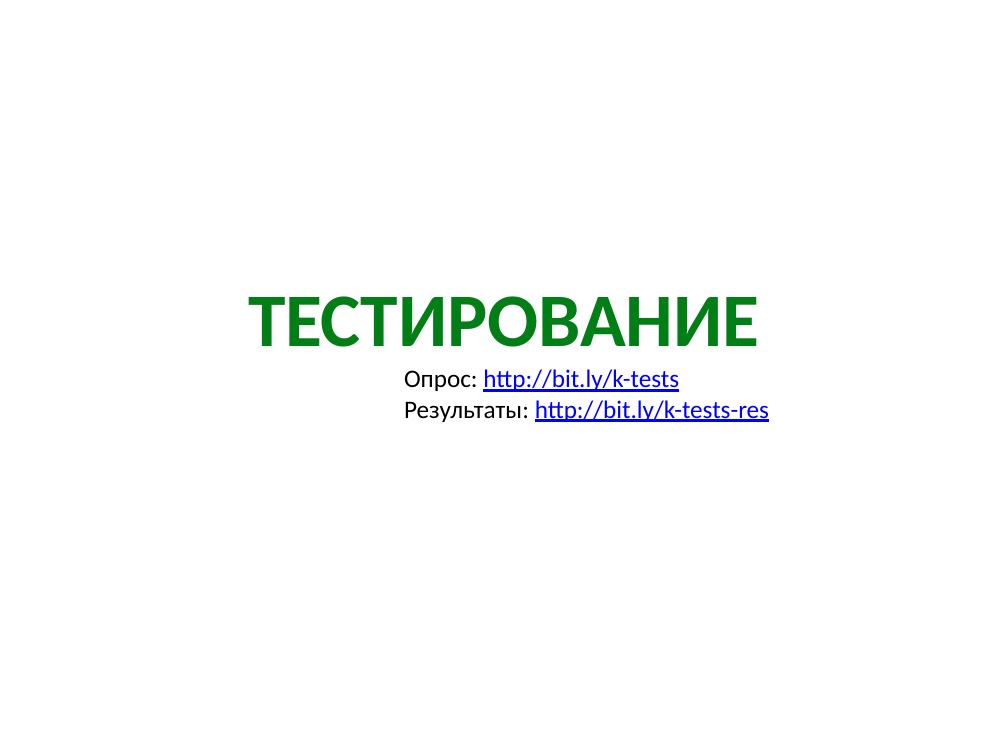
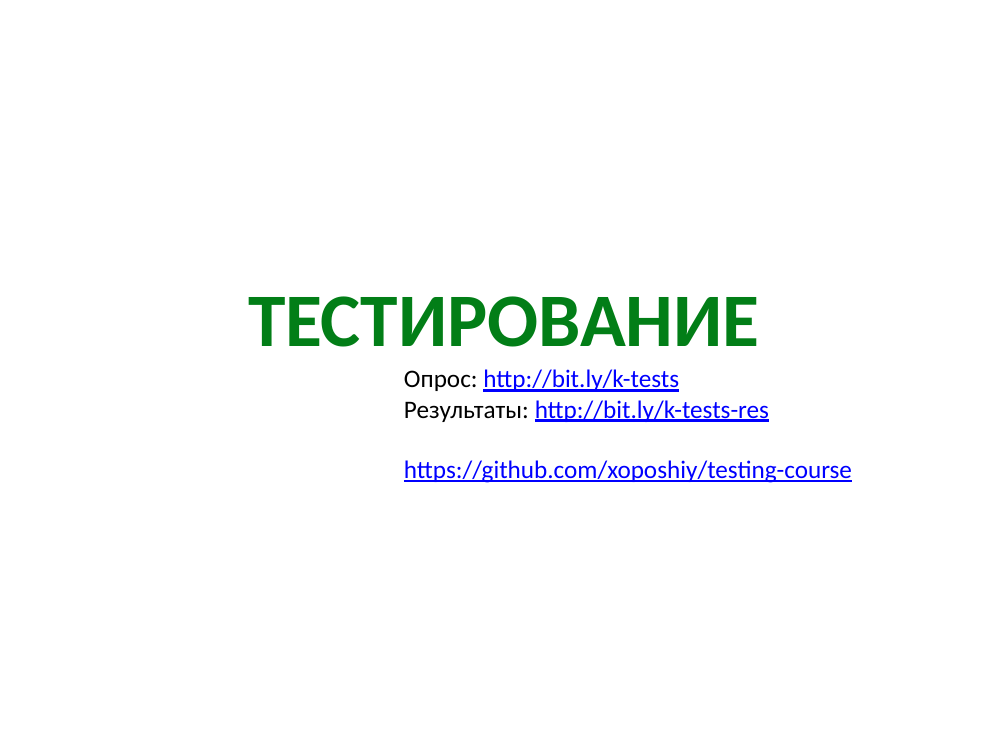
Before and after one commit to xoposhiy/testing-course, a slide deck: slide 1 of day1.pptx. Drawn at 1008x756 pixels with LibreOffice and Linux fonts; fonts in the diff are those of the drawing. Boxes give left, top, right and bottom in pixels: in the first picture for what was removed or moved away, otherwise in the second. Text is boxed around its words. In the diff, an @@ line names an element or a change of style, - is before the commit and + after.

```diff
--- a/day1.pptx
+++ b/day1.pptx
@@ text at <box>404,460,852,483</box>: paragraph added @@
+https://github.com/xoposhiy/testing-course
```
Also in this commit, not shown: 4 other slides changed, 1 slide added, 1 slide removed, 14 other files.
